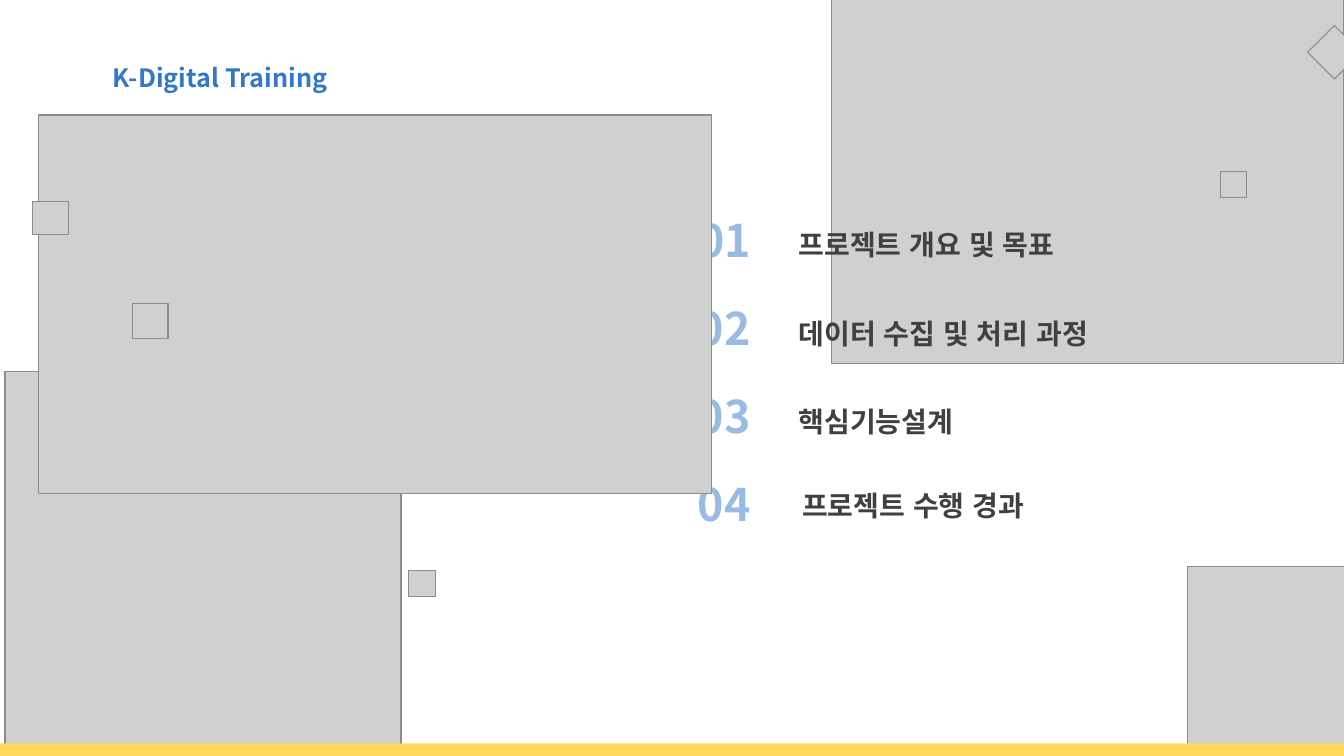
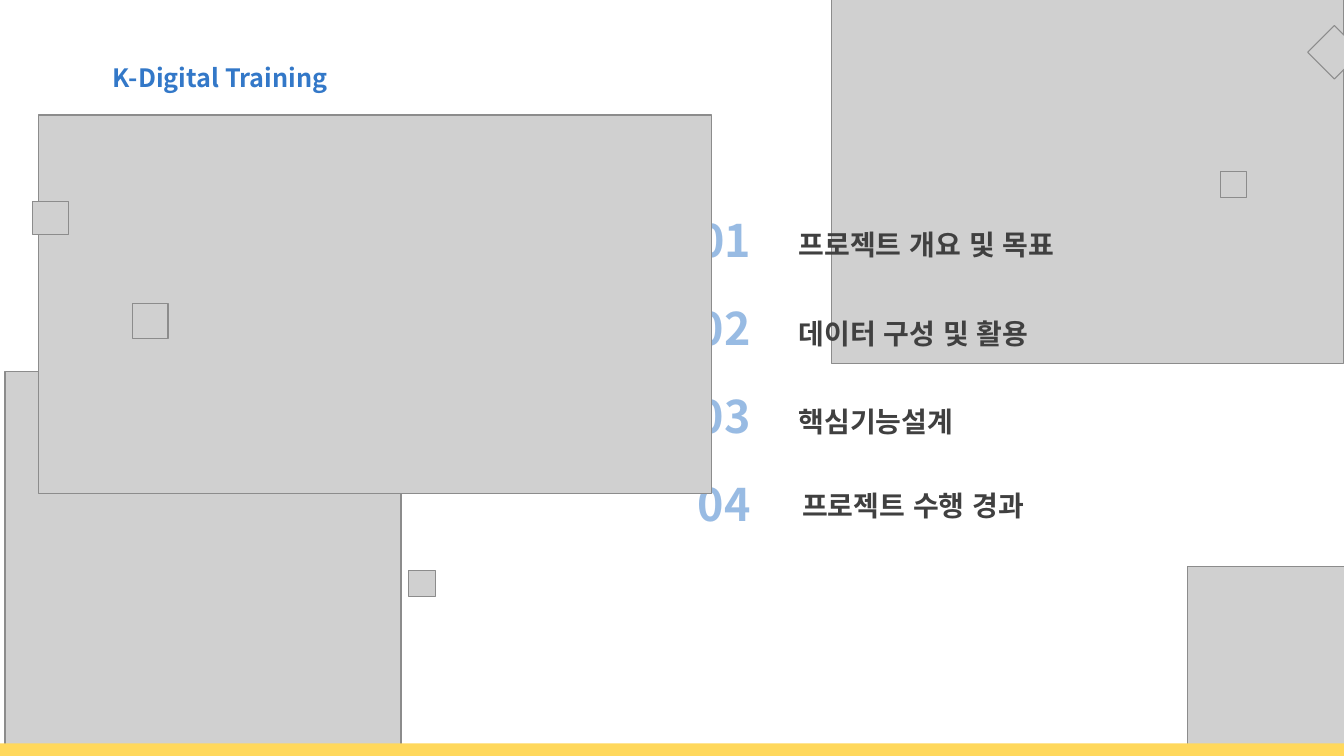
Before and after one commit to Hiddle00/project2_weather, a slide deck: slide 2 of 최종발표/03.D팀_최종발표.pptx. Drawn at 1344x756 pixels with LibreOffice and Linux fonts; fonts in the diff are those of the drawing; grey boxes stand for pictures; background and template pictures are left out. Boxes give left, top, right and bottom in pixels: in the first picture for what was removed or moved away, otherwise in the second. Text is boxed around its words. In the diff, an @@ line names an element or a change of style, - is before the commit and + after.

```diff
--- a/최종발표/03.D팀_최종발표.pptx
+++ b/최종발표/03.D팀_최종발표.pptx
@@ text at bbox=[799, 316, 1029, 352]: text changed @@
-데이터 수집 및 처리 과정
+데이터 구성 및 활용
```
Also in this commit, not shown: 6 other slides changed, 2 slides added, 7 other files.
